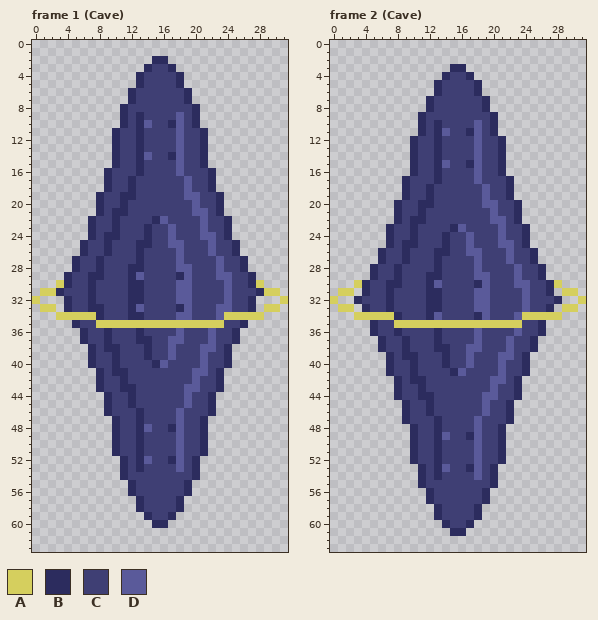
Pixel-art file -- WIP/AstralStones.aseprite. Above, as it was before the edit.
32x64 pixels, 8 frames. Shown: frame 1 (Cave), frame 2 (Cave). The commit also changed other frames, which this record leaves out.
Palette (. is transparent): A #d5cf5e  B #2c2c5e  C #3f3f74  D #5a5a9a
The same view after the edit:
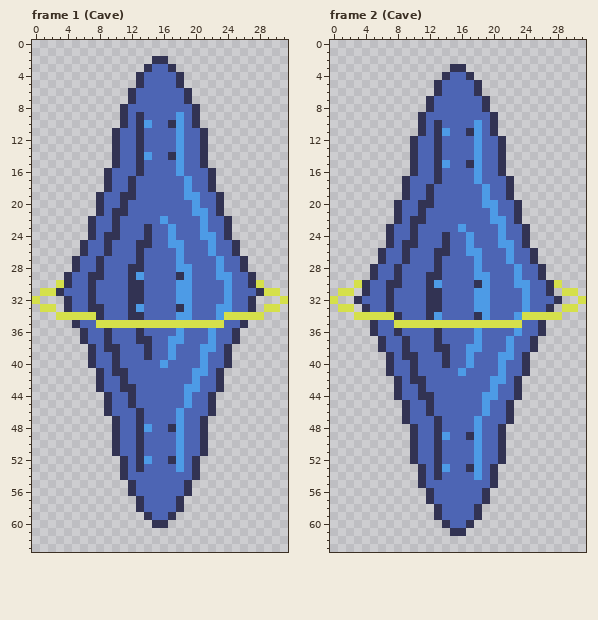
What changed:
colour A: #d5cf5e -> #d5e04b
colour B: #2c2c5e -> #323353
colour C: #3f3f74 -> #4d65b4
colour D: #5a5a9a -> #4d9be6
Changed rows in their new state; - is a pixel that keeps its letter.
Frame 1 (Cave), layer "Layer 2":
first column x 15:
22 C
first column x 15:
40 C
Frame 2 (Cave), layer "Layer 2":
first column x 15:
23 C
first column x 15:
41 C
Where, in picture pixels (left, top, right, bottom), the same in both pictures:
changed: (32, 56, 288, 528)
changed: (330, 64, 586, 536)
